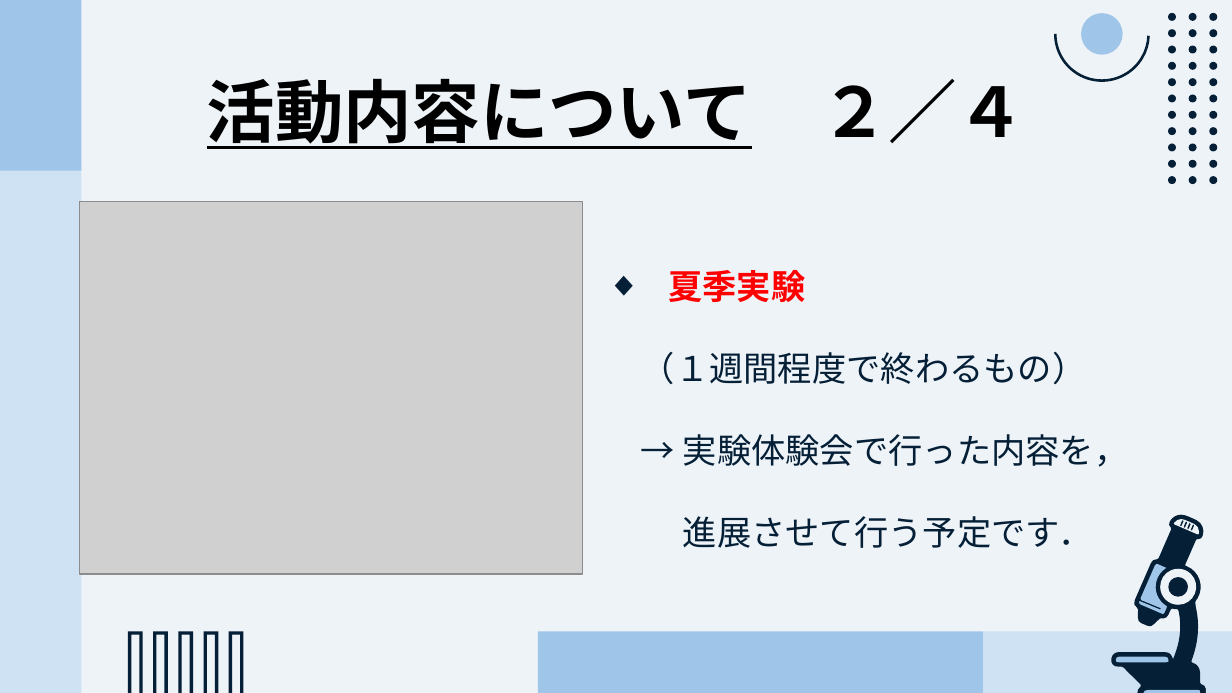
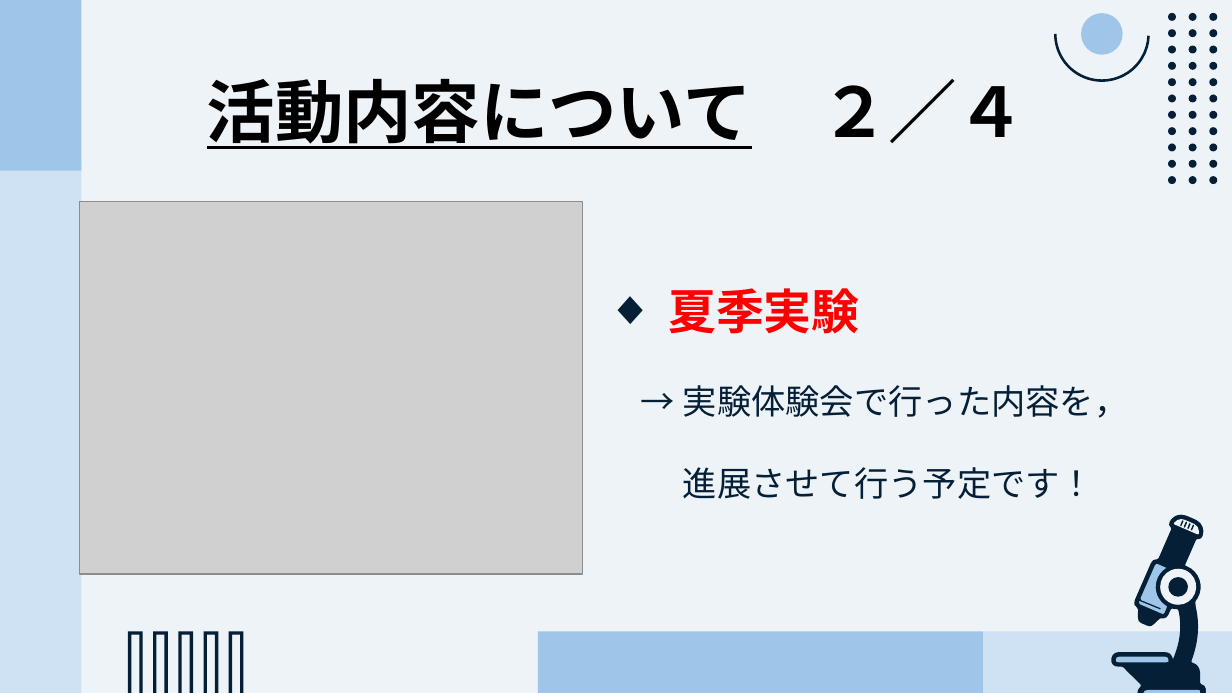
Before and after one commit to CL-ken/CL-ken.github.io, a slide deck: slide 7 of 2025/25_サークル説明.pptx. Drawn at 1232x693 pixels with LibreOffice and Linux fonts; fonts in the diff are those of the drawing; grey boxes stand for pictures. Boxes give left, top, right and bottom in pixels: in the first picture for what was removed or moved away, otherwise in the second. Text is boxed around its words. In the diff, an @@ line names an element or a change of style, - is before the commit and + after.

```diff
--- a/2025/25_サークル説明.pptx
+++ b/2025/25_サークル説明.pptx
@@ text at (x1=668, y1=288, x2=859, y2=334): size 20 to 28 pt in "夏季実験" @@
@@ text at (x1=641, y1=352, x2=1087, y2=384): paragraph removed @@
-（１週間程度で終わるもの）
@@ text at (x1=683, y1=467, x2=1094, y2=499): text changed @@
-進展させて行う予定です．
+進展させて行う予定です！
```
Also in this commit, not shown: 5 other slides changed.
